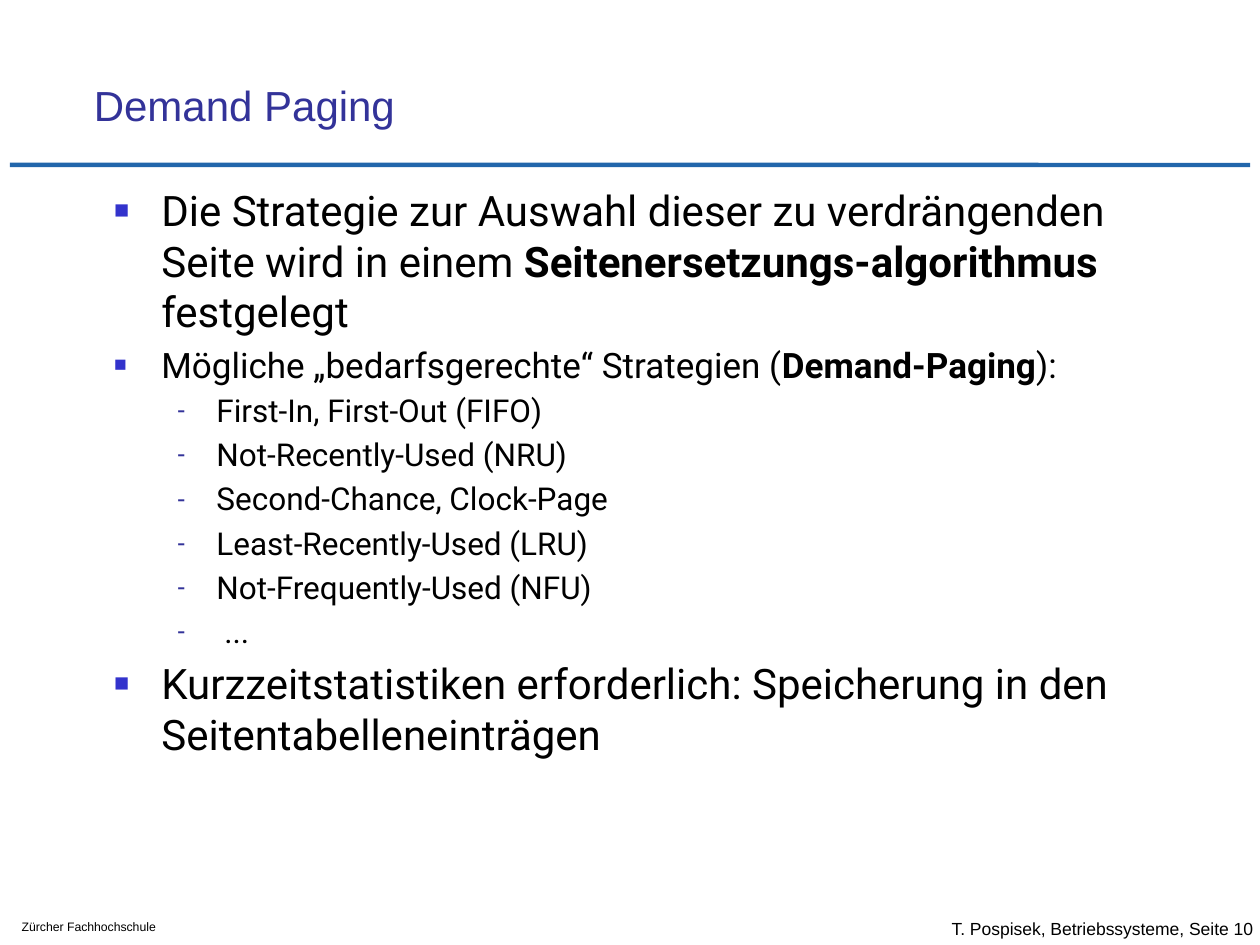
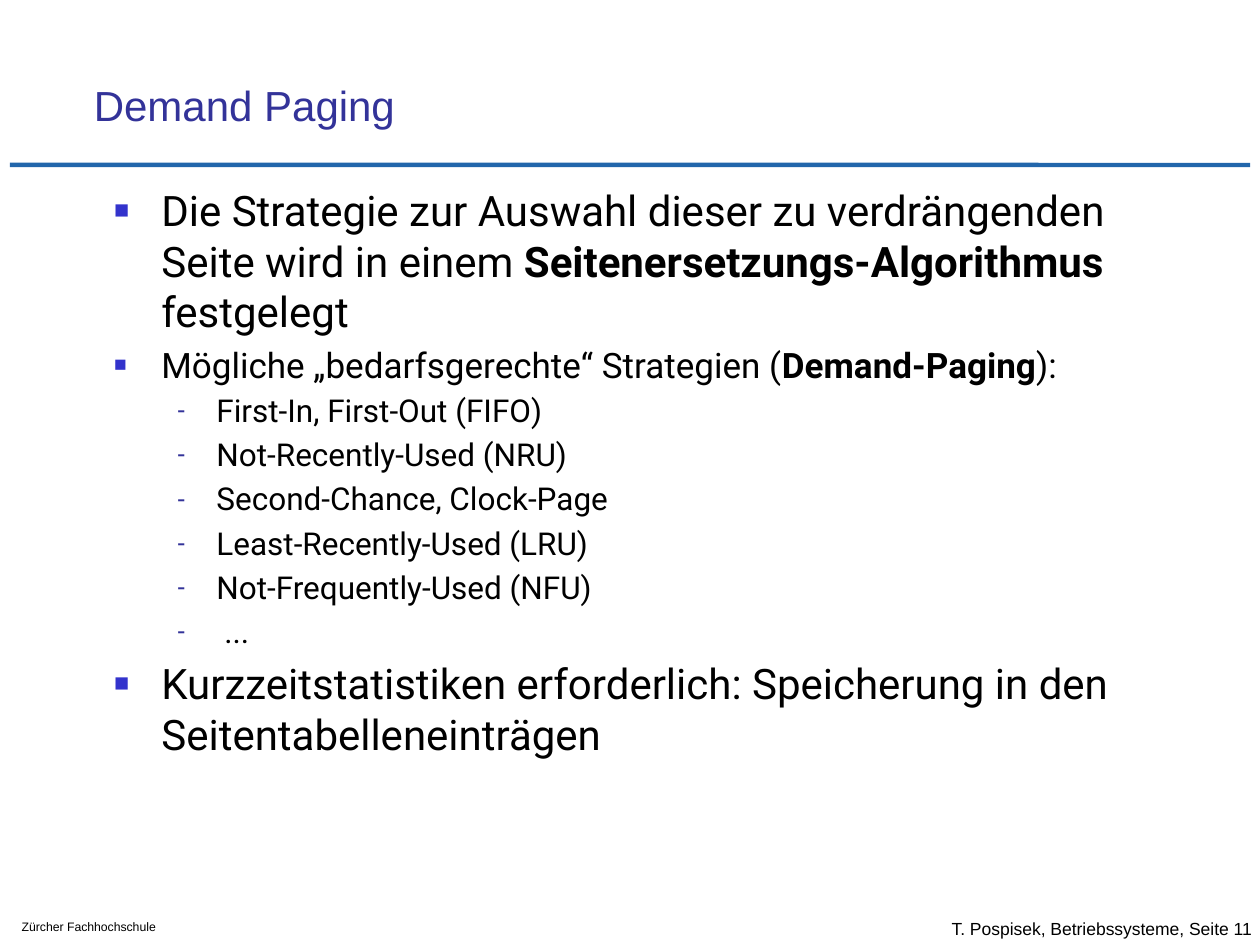
Before and after one commit to tpo/betriebssysteme, a slide deck: slide 11 of 11_Speicherverwaltung_Strategien.odp (slide 10 before the commit). Drawn at 1260x945 pixels with LibreOffice and Linux fonts; fonts in the diff are those of the drawing; background and template pictures are left out. Boxes give left, top, right and bottom in pixels: in the first picture for what was removed or moved away, otherwise in the second. Text is boxed around its words. In the diff, an @@ line names an element or a change of style, - is before the commit and + after.

```diff
--- a/11_Speicherverwaltung_Strategien.odp
+++ b/11_Speicherverwaltung_Strategien.odp
@@ text at [161, 194, 1104, 336]: text changed @@
-■ Die Strategie zur Auswahl dieser zu verdrängenden Seite wird in einem Seitenersetzungs-algorithmus festgelegt
+■ Die Strategie zur Auswahl dieser zu verdrängenden Seite wird in einem Seitenersetzungs-Algorithmus festgelegt
@@ text at [952, 922, 1252, 939]: text changed @@
-T. Pospisek, Betriebssysteme, Seite 10
+T. Pospisek, Betriebssysteme, Seite 11
```
Also in this commit, not shown: 7 other slides changed, 1 slide added.
